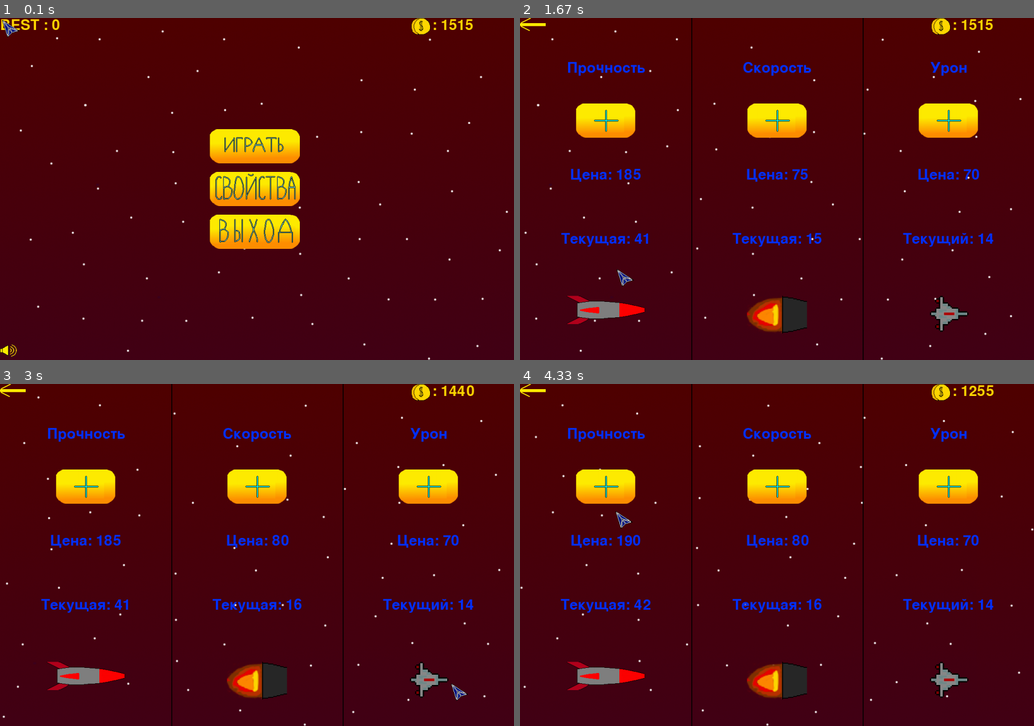
Above: before the commit, frames 1-4 (two rows, left to right).
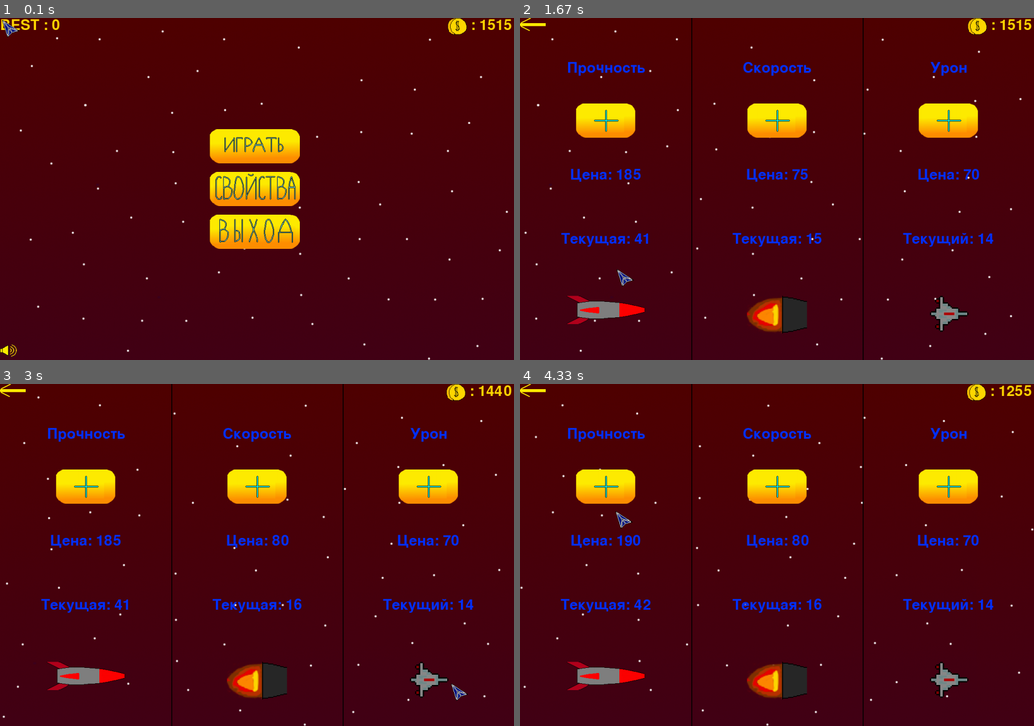
Above: after the commit, the same moments.

Repository: PismerovKir/YandexPygameProject
Game: pygame game, started from Тест прога.py
Same seed, same stepped clock (60 frames per second), same inputs: the game is played once before the commit and once after it.
Inputs (mouse positions are in pixels of both pictures, inside the frame that each line leads up to):
- Up to frame 1 (0.1 s): no input
- Up to frame 2 (1.67 s): click (777, 189) at 0.38 s; click (756, 202) at 0.72 s; click (653, 192) at 1.05 s; click (617, 271) at 1.38 s
- Up to frame 3 (3 s): click (318, 585) at 1.72 s; click (133, 486) at 2.05 s; click (241, 496) at 2.38 s; click (452, 684) at 2.72 s
- Up to frame 4 (4.33 s): click (694, 442) at 3.05 s; click (581, 479) at 3.38 s; click (962, 527) at 3.72 s; click (617, 510) at 4.05 s

The runs differ from the first frame. In frame 1, 0.4% of the frame differs, in the area x 80-100%, y 0-5%; in frame 2, 0.4%; in frame 3, 0.4%; in frame 4, 0.5%.

Commit message:
Отрисовка монет в углу экрана

Diff:
--- a/Тест прога.py
+++ b/Тест прога.py
@@ -486,10 +486,10 @@
         ShowStartBackground()
 
         showmoney = font.render(f" : {MONEY}", True, (255, 216, 0))
-        screen.blit(showmoney, (1000, 0))
+        screen.blit(showmoney, (WIDTH - showmoney.get_width() - 5, 0))
         screen.blit(text, (0, 0))
 
-        screen.blit(coin, (960, 0))
+        screen.blit(coin, (WIDTH - showmoney.get_width() - 50, 0))
 
 
         start_sprites.draw(screen)
@@ -580,9 +580,9 @@
         screen.blit(titleDmg, (958, 100))
 
         showmoney = font.render(f" : {MONEY}", True, (255, 216, 0))
-
-        screen.blit(coin, (960, 0))
-        screen.blit(showmoney, (1000, 0))
+        screen.blit(showmoney, (WIDTH - showmoney.get_width() - 5, 0))
+        screen.blit(coin, (WIDTH - showmoney.get_width() - 50, 0))
+
 
 
         costDur = font.render(f"Цена: {5 + LEVEL_DUR * 5}", True, textcolor)
